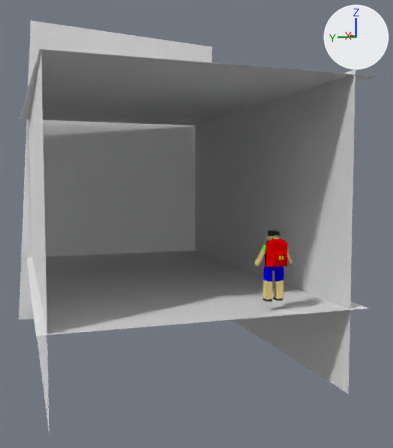
The Blender file level1.blend as it was, and as the next commit left it.
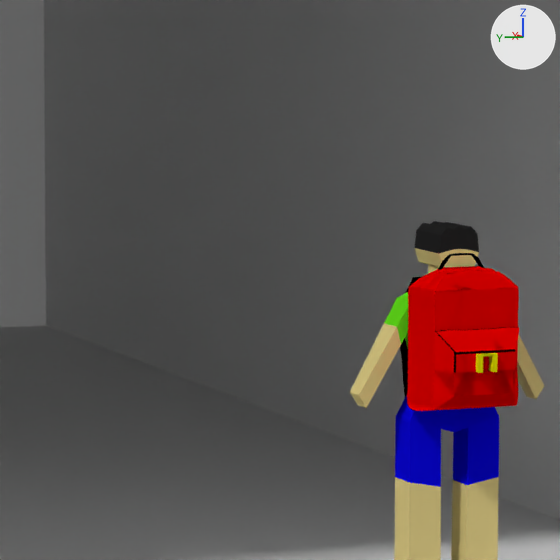
There are two pictures of each version: one whole from a 50 mm camera at (-22.34, 4.88, 3.97) aimed at (-0.69, -2.2, 2.25), one close up on the part from 47% to 75% of the width and 42% to 66% of the height. The axes (+X, +Y, +Z) are drawn at upper right. The lights are the same throughout.

Before the edit, the objects in view are built like this:
```python
me_character_001 = bpy.data.meshes.new('character.001')
me_character_001.from_pydata(...)  # 1420 vertices, 1034 faces; spans x -2.07..2.07, y -2.49..5.2, z -3.81..2.24
# faces by material slot: [186, 152, 62, 40, 312, 92, 190]
me_character_001.materials.append(mat_character)  # yellow #e7d48b
me_character_001.materials.append(mat_eyes)  # black #252525
me_character_001.materials.append(mat_tshirt)  # green #67e71d
me_character_001.materials.append(mat_jeans)  # blue #0b06e7
me_character_001.materials.append(mat_bag)  # red #e70000
me_character_001.materials.append(mat_metal_001)  # yellow #e7e200
me_character_001.materials.append(mat_black_001)  # black #000000
me_plane_004 = bpy.data.meshes.new('Plane.004')
me_plane_004.from_pydata([(-1.0, -1.0, 0.0), (1.0, -1.0, 0.0), (-1.0, 1.0, 0.0), (1.0, 1.0, 0.0)], [], [(0, 1, 3, 2)])
me_plane_004.materials.append(mat_material_003)  # its picture is missing
me_plane_009 = bpy.data.meshes.new('Plane.009')
me_plane_009.from_pydata([(-1.0, -1.0, 0.0), (1.0, -1.0, 0.0), (-1.0, 1.0, 0.0), (1.0, 1.0, 0.0)], [], [(0, 1, 3, 2)])
me_plane_009.materials.append(mat_material_013)  # its picture is missing
ob_character = bpy.data.objects.new('character', me_character_001)
ob_character.location = (-7.316, -2.525, 1.715)
ob_character.rotation_euler = (0.0, 0.0, 7.854)  # degrees (0, 0, 90)
ob_character.scale = (0.294, 0.0984, 0.357)
ob_plane = bpy.data.objects.new('Plane', me_plane_004)
ob_plane.location = (-0.074, -0.52, 0.033)
ob_plane.scale = (7.87, 5.03, 7.87)
ob_plane_004 = bpy.data.objects.new('Plane.004', me_plane_009)
ob_plane_004.location = (7.921, -0.52, 4.259)
ob_plane_004.rotation_euler = (1.908, 1.635, -1.243)  # degrees (109, 94, -71)
ob_plane_004.scale = (7.87, 5.03, 7.87)
# also in view: 'Plane.002' at (0.0, -4.91, 2.35)
```
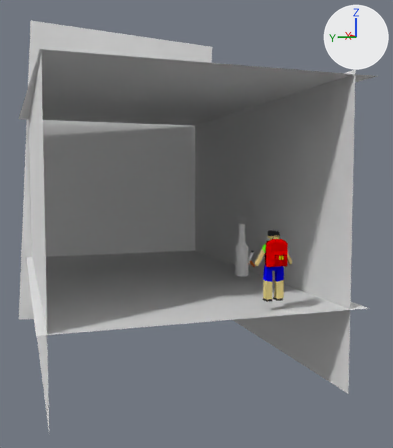
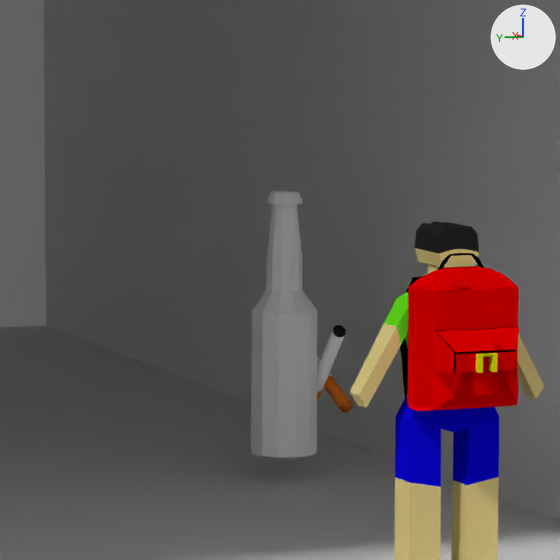
The change, as a list of edits to the scene's bpy script:
```text
Add mat_weed:
    mat_weed = diffuse_material('weed')
    mat_weed.base_color = (0.016, 0.497, 0.00237)  # green #22bb08
Add mat_bottle_001:
    mat_bottle_001 = diffuse_material('bottle.001')
    mat_bottle_001.base_color = (0.8, 0.8, 0.8)  # white #e7e7e7
Add mat_lablel:
    mat_lablel = diffuse_material('lablel')
    mat_lablel.base_color = (0.955, 0.955, 0.955)  # white #fafafa
Add mat_beer:
    mat_beer = diffuse_material('beer')
    mat_beer.base_color = (0.8, 0.656, 0.0476)  # yellow #e7d43e
Add mat_eyes_001:
    mat_eyes_001 = diffuse_material('eyes.001')
    mat_eyes_001.base_color = (0.0188, 0.0188, 0.0188)  # black #252525
Add mat_material_000:
    mat_material_000 = diffuse_material('Material.000')
    mat_material_000.base_color = (0.8, 0.187, 0.022)  # orange #e77829
Add me_cylinder_000:
    me_cylinder_000.from_pydata(...)  # 1052 vertices, 936 faces; spans x -23.1..6.0, y -8.9..15.9, z -2.0..7.5
    # faces by material slot: [130, 64, 2, 181, 158, 401]
    me_cylinder_000.materials.append(mat_material_000)  # orange #e77829
    me_cylinder_000.materials.append(mat_lablel)  # white #fafafa
    me_cylinder_000.materials.append(mat_eyes_001)  # black #252525
    me_cylinder_000.materials.append(mat_bottle_001)  # white #e7e7e7
    me_cylinder_000.materials.append(mat_beer)  # yellow #e7d43e
    me_cylinder_000.materials.append(mat_weed)  # green #22bb08
Add ob_sutta_001:
    ob_sutta_001 = bpy.data.objects.new('sutta.001', me_cylinder_000)
    ob_sutta_001.location = (-2.344, -4.037, 0.696)
    ob_sutta_001.rotation_euler = (-0.824, 0.891, -0.906)  # degrees (-47, 51, -52)
    ob_sutta_001.scale = (0.063, 0.0515, 0.128)
```

Pixel boxes [x1, y1, x2, y2] of what changed, in the close-ups (560 x 560 px):
'sutta.001', added: after [249, 191, 352, 460]
    faces in mat_bottle_001 (white #e7e7e7): [249, 191, 317, 460]
    faces in mat_lablel (white #fafafa): [317, 330, 345, 392]
    faces in mat_material_000 (orange #e77829): [317, 376, 352, 412]
    faces in mat_eyes_001 (black #252525): [333, 325, 346, 337]
